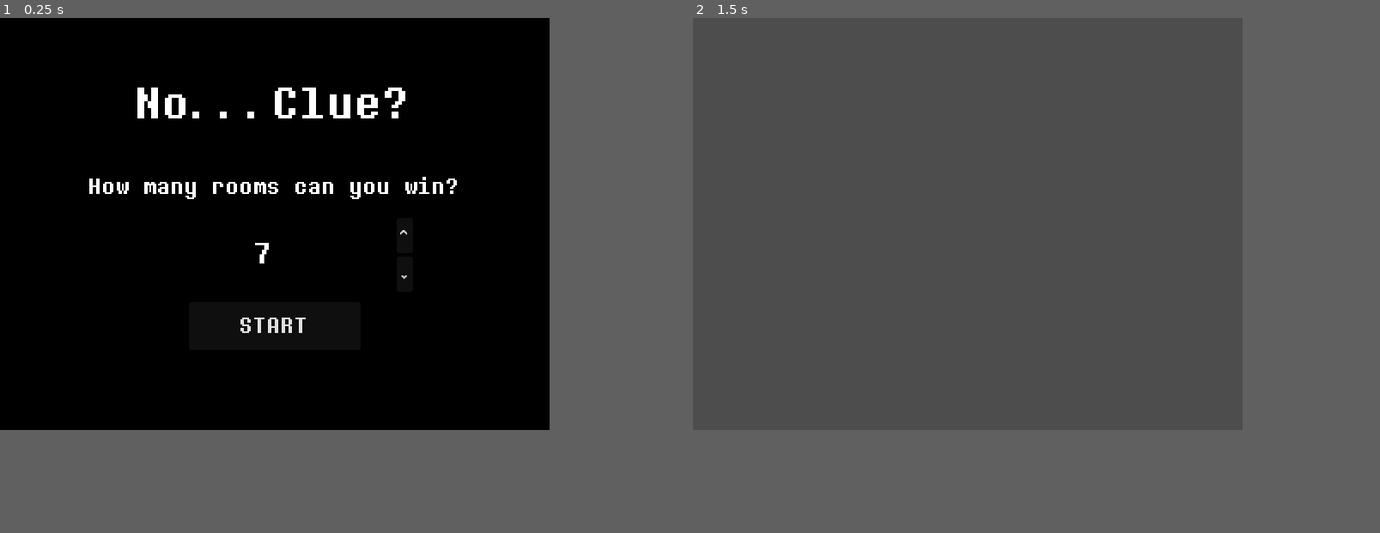
Above: before the commit, frames 1-2 (left to right).
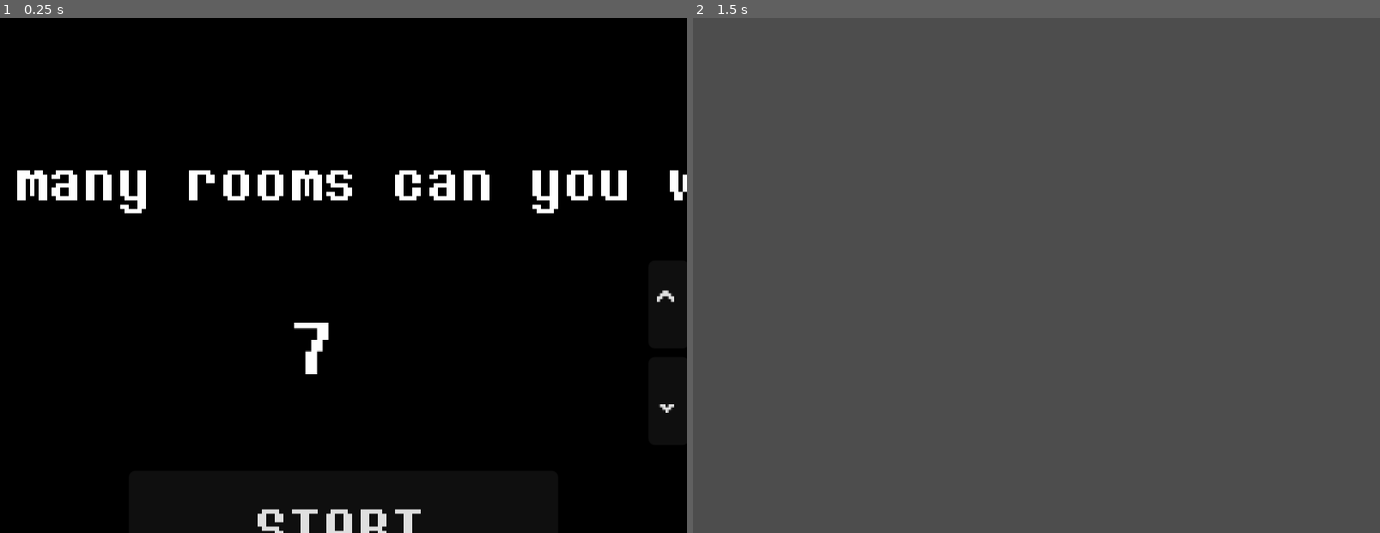
Above: after the commit, the same moments.

Repository: Hazorox/NoClue
Game: Godot game, scene res://scenes/pregame/pregame.tscn
Same seed, same stepped clock (60 frames per second), same inputs: the game is played once before the commit and once after it.
Inputs (mouse positions are in pixels of both pictures, inside the frame that each line leads up to):
- Up to frame 1 (0.25 s): no input
- Up to frame 2 (1.5 s): click "START" at 0.5 s; tap Enter (ui_accept) at 1.25 s; move the mouse to (1091, 203) at 1.27 s; hold Right from 1.28 s (still down); tap Alt at 1.35 s; click (1091, 203) at 1.42 s
In our replay, the window is 640x480 before the commit and 800x600 after it. These sizes can differ from the game's own. Grey fills any space a smaller window leaves; there, only what the larger window draws over its background counts as a difference.

The runs differ from the first frame. In frame 1, 4.4% of the frame differs, in the area x 2-100%, y 13-100%; in frame 2, only the window size differs.

Commit message:
Modify viewport

Diff:
--- a/project.godot
+++ b/project.godot
@@ -21,8 +21,8 @@
 
 [display]
 
-window/size/viewport_width=640
-window/size/viewport_height=480
+window/size/viewport_width=320
+window/size/viewport_height=240
 window/size/mode=3
 window/size/borderless=true
 window/stretch/mode="canvas_items"
